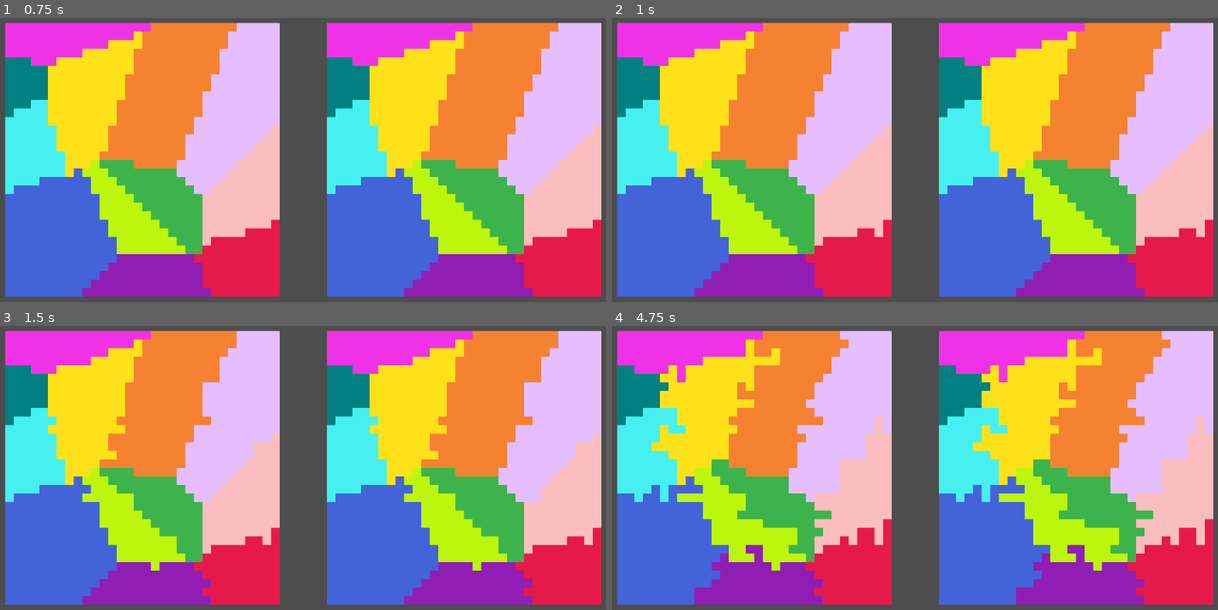
Above: before the commit, frames 1-4 (two rows, left to right).
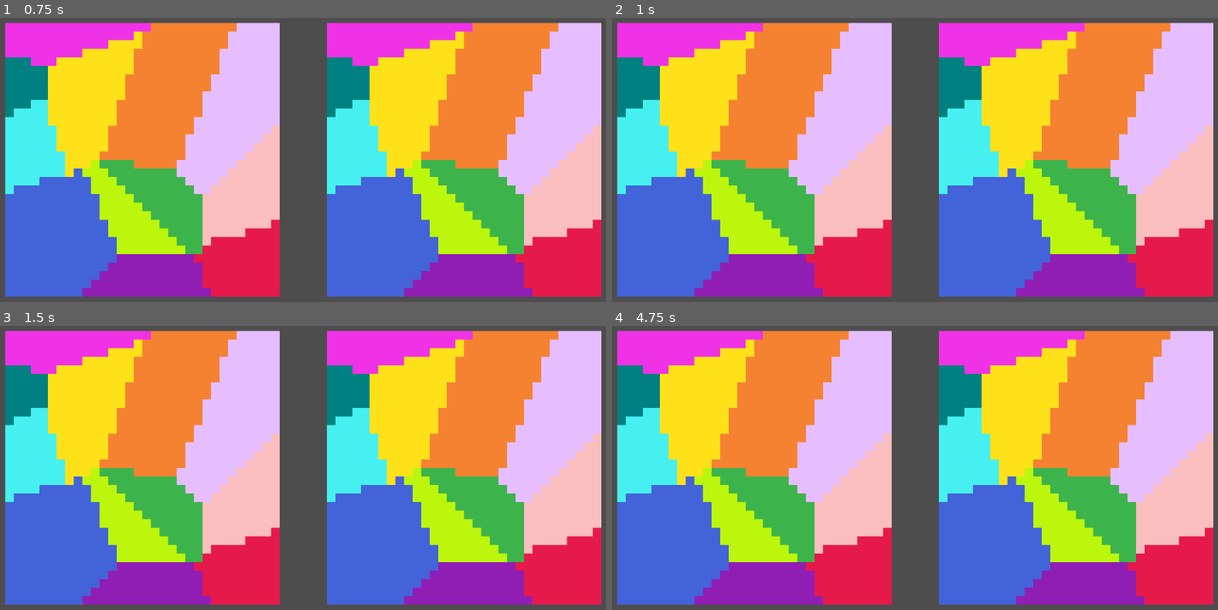
Above: after the commit, the same moments.

Repository: DeclanHarty/RedistrictingProject
Game: Godot game, scene res://main_scene.tscn
Two runs of this game, one before a commit and one after it. Both use one fixed random seed, a clock stepped at 60 frames per second and the inputs below. The project has no main scene, so this scene is started directly.
Inputs:
- Up to frame 1 (0.75 s): tap Enter at 0.5 s
- Up to frame 2 (1 s): no input
- Up to frame 3 (1.5 s): no input
- Up to frame 4 (4.75 s): no input

Frame 1 is identical in both runs. In frame 2, 0.1% of the frame differs, in the area x 43-98%, y 73-78%; in frame 3, 1.5%; in frame 4, 8.2%, in the area x 0-100%, y 1-96%.

Commit message:
started the distance_from_center_weight

Diff:
--- a/diagram_creator.gd
+++ b/diagram_creator.gd
@@ -5,15 +5,15 @@
 const CANVAS_HEIGHT = 32
 const MOORES_NEIGHBORS = [Vector2i(0,1), Vector2i(1,1),  Vector2i(1,0), Vector2i(1,-1), Vector2i(0,-1), Vector2i(-1,-1), Vector2i(-1,0), Vector2i(-1,1)]
 const CARDINAL_DIRECTIONS = [Vector2i(0,1), Vector2i(0,-1), Vector2i(1,0), Vector2i(-1,0)]
-const NUMBER_OF_DISTRICTS = 12
-
-const SIZE_STD_DEV_WEIGHT = 100
-const DISTANCE_FROM_CENTER_DEV_WEIGHT = 50
+@export var NUMBER_OF_DISTRICTS = 12
+
+@export var SIZE_STD_DEV_WEIGHT = 100
+@export var DISTANCE_FROM_CENTER_DEV_WEIGHT = 50
 # Array of Vector2i's representing the tiles that are currently edges
 var edges : Array[Vector2i] = []
 var directions = CARDINAL_DIRECTIONS
 
-
+@export var running : bool
 
 #Working District State
 var working_state : RedistrictingState = RedistrictingState.new()
@@ -76,7 +76,7 @@
 	# Add up the total number of tiles per district
 	for x in range(CANVAS_WIDTH):
 		for y in range(CANVAS_HEIGHT):
-			var closest_position_index = determine_nearest_position(Vector2i(x,y), positions)
+			var closest_position_index = determine_nearest_position(Vector2(x,y), positions)
 			working_image.set_pixel(x,y, Color(COLORS[closest_position_index]))
 			best_image.set_pixel(x,y, Color(COLORS[closest_position_index]))
 			district_map[x][y] = closest_position_index
@@ -88,10 +88,26 @@
 		var center : Vector2 = Vector2(district_position_sums[i]) / float(district_sizes[i])
 		district_centers.append(center)
 
-	#var distance_from_center_sums = []
-	#for x in CANVAS_WIDTH:
-		#for y in CANVAS_HEIGHT:
-
+	# An array where the index represents the district and the value represents the total distance from center
+	# for every tile in that district
+	var distance_from_center_sums = []
+	distance_from_center_sums.resize(NUMBER_OF_DISTRICTS)
+	distance_from_center_sums.fill(0)
+
+	for x in CANVAS_WIDTH:
+		for y in CANVAS_HEIGHT:
+			var district = district_map[x][y]
+			var distance_from_center = Vector2(x,y).distance_to(district_centers[district])
+			distance_from_center_sums[district] += distance_from_center
+
+
+	var average_distances_from_district_center = []
+	for i in range(len(distance_from_center_sums)):
+		average_distances_from_district_center.append(distance_from_center_sums[i] / float(district_sizes[i]))
+
+	avg_distance_from_center_std_dev = calc_stand_dev(average_distances_from_district_center)
+
+	print(avg_distance_from_center_std_dev)
 
 	# Calculate the current standard deviation
 	current_size_std_dev = calc_stand_dev(district_sizes)
@@ -114,6 +130,8 @@
 	BEST_RESULT_SPRITE.texture_filter = CanvasItem.TEXTURE_FILTER_NEAREST
 
 func _process(delta: float) -> void:
+	if (!running):
+		return
 	time_since_last_step -= delta
 	if(time_since_last_step <= 0 and len(edges) > 0):
 		time_since_last_step = time_between_steps
